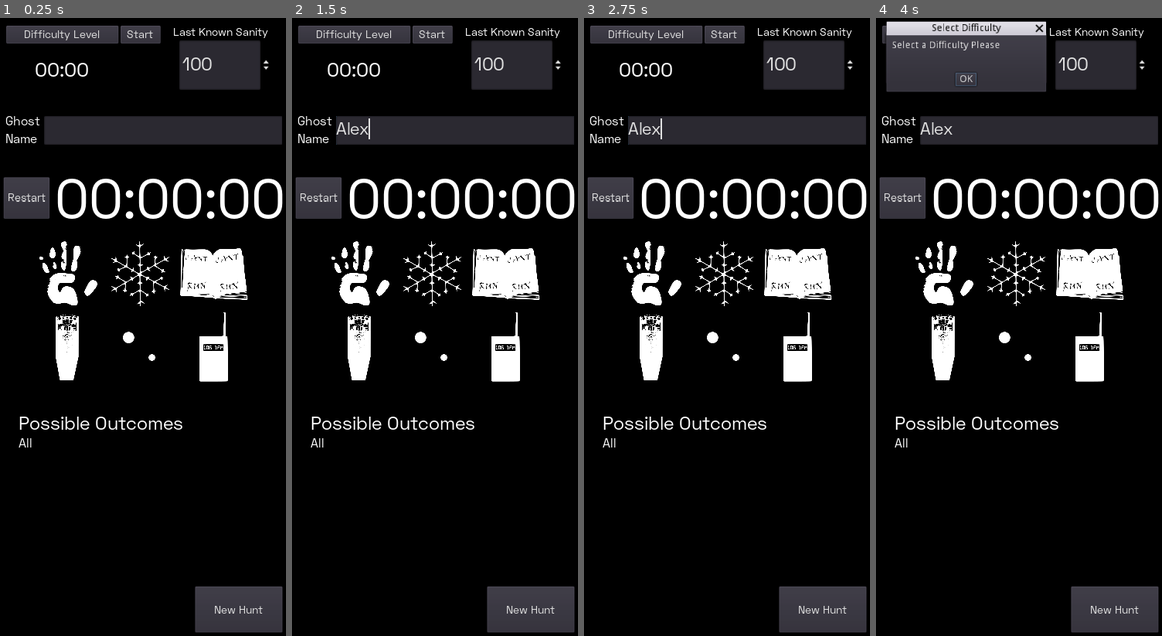
Above: before the commit, frames 1-4 (left to right).
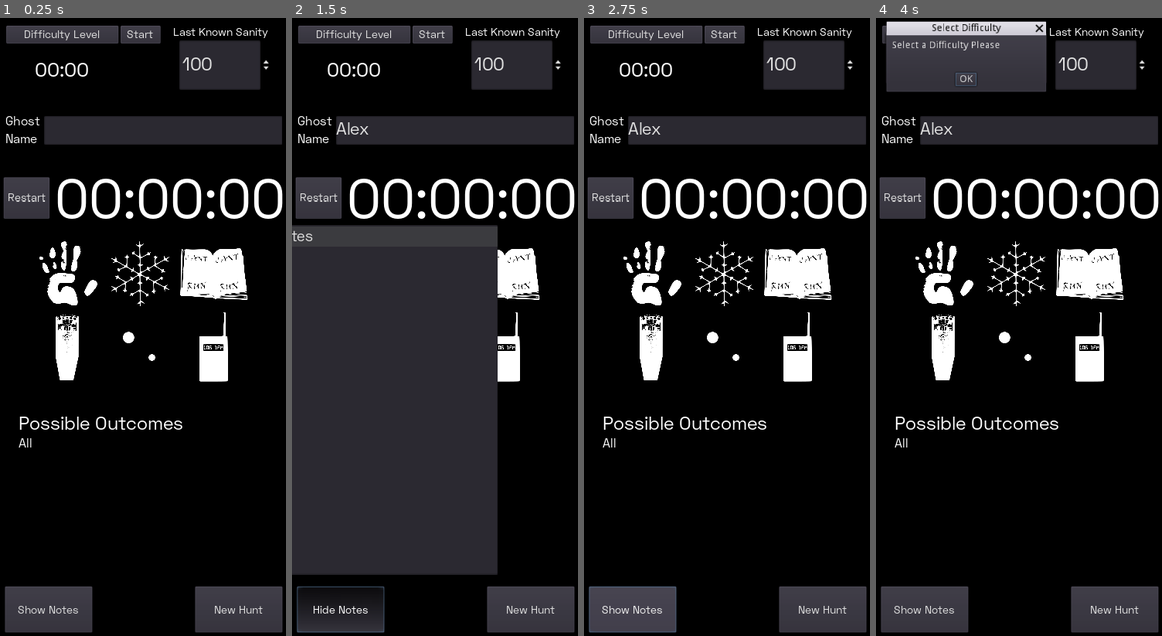
Above: after the commit, the same moments.

Repository: strainger/Archived-PhasmoHelper
Game: Godot game, scene res://Code/Scenes/PhasmoFriend.tscn
Two runs of this game, one before a commit and one after it. Both use one fixed random seed, a clock stepped at 60 frames per second and the inputs below.
Inputs (mouse positions are in pixels of both pictures, inside the frame that each line leads up to):
- Up to frame 1 (0.25 s): no input
- Up to frame 2 (1.5 s): click (455, 129) at 0.52 s; type "Alex" at 0.6 s; click (340, 611) at 1.25 s, where only the run after the commit has a clickable "Show Notes"
- Up to frame 3 (2.75 s): click (632, 611) at 2 s, where only the run after the commit has a clickable "Hide Notes"
- Up to frame 4 (4 s): click "Start" at 2.75 s; click "Start" at 3.5 s

The runs differ from the first frame. In frame 1, 2.3% of the frame differs, in the area x 1-33%, y 92-100%; in frame 2, 42%, in the area x 0-72%, y 15-100%; in frame 3, 2.3%; in frame 4, 2.3%.

Commit message:
Notes Added
This change includes adding a notes button that, once pressed, shows hunt notes. This has an intended use for the hunting challenges, things you want to remember during a hunt (shy ghost, possible fingerprints, only one sanity pill left, etc). Press the "Show Notes" button to show these notes and the "Hide Notes" to hide them.

Diff:
--- a/Code/Scenes/PhasmoFriend.tscn
+++ b/Code/Scenes/PhasmoFriend.tscn
@@ -10,6 +10,7 @@
 [ext_resource path="res://Images/White/img_book.png" type="Texture" id=8]
 [ext_resource path="res://Images/White/img_emf.png" type="Texture" id=9]
 [ext_resource path="res://Images/White/img_orbs.png" type="Texture" id=10]
+[ext_resource path="res://Code/Scripts/Notes.gd" type="Script" id=11]
 
 [sub_resource type="DynamicFont" id=1]
 font_data = ExtResource( 1 )
@@ -73,6 +74,29 @@
 
 [sub_resource type="DynamicFont" id=20]
 font_data = SubResource( 19 )
+
+[sub_resource type="Animation" id=21]
+resource_name = "Notes_Animation"
+length = 0.25
+tracks/0/type = "value"
+tracks/0/path = NodePath("AnimationPlayer/Notes:rect_position")
+tracks/0/interp = 1
+tracks/0/loop_wrap = true
+tracks/0/imported = false
+tracks/0/enabled = true
+tracks/0/keys = {
+"times": PoolRealArray( 0, 0.24996 ),
+"transitions": PoolRealArray( 1, 1 ),
+"update": 0,
+"values": [ Vector2( -409, 300 ), Vector2( 7, 300 ) ]
+}
+
+[sub_resource type="DynamicFontData" id=22]
+font_path = "res://Fonts/spacegrotesk/SpaceGrotesk-Regular.otf"
+
+[sub_resource type="DynamicFont" id=23]
+size = 22
+font_data = SubResource( 22 )
 
 [node name="PhasmoFriend" type="Node2D"]
 
@@ -265,9 +289,43 @@
 __meta__ = {
 "_edit_use_anchors_": false
 }
+
+[node name="Notes" type="Node" parent="."]
+script = ExtResource( 11 )
+
+[node name="Notes_Button" type="Button" parent="Notes"]
+margin_left = 6.0
+margin_top = 824.0
+margin_right = 133.0
+margin_bottom = 891.0
+custom_fonts/font = SubResource( 20 )
+toggle_mode = true
+text = "Show Notes"
+__meta__ = {
+"_edit_use_anchors_": false
+}
+
+[node name="AnimationPlayer" type="AnimationPlayer" parent="Notes"]
+anims/Notes_Animation = SubResource( 21 )
+
+[node name="Notes" type="TextEdit" parent="Notes/AnimationPlayer"]
+margin_left = -409.0
+margin_top = 300.0
+margin_right = -7.0
+margin_bottom = 807.0
+custom_fonts/font = SubResource( 23 )
+text = "Hunt Notes"
+highlight_current_line = true
+show_line_numbers = true
+smooth_scrolling = true
+wrap_enabled = true
+__meta__ = {
+"_edit_use_anchors_": false
+}
 [connection signal="timeout" from="Main Screen/Count/CountDown_Timer" to="Main Screen/Count" method="_on_CountDown_Timer_timeout"]
 [connection signal="pressed" from="Main Screen/Count/CountDown_Start" to="Main Screen/Count" method="_on_CountDown_Start_pressed"]
 [connection signal="timeout" from="Main Screen/Count/CountUp_Timer" to="Main Screen/Count" method="_on_CountUp_Timer_timeout"]
 [connection signal="pressed" from="Main Screen/Count/CountUp_Button" to="Main Screen/Count" method="_on_CountUp_Button_pressed"]
 [connection signal="item_activated" from="Main Screen/Evidence/Evidence_List" to="Main Screen/Evidence" method="_on_Evidence_List_item_activated"]
 [connection signal="pressed" from="Main Screen/Reload/Button" to="Main Screen/Reload" method="_on_Button_pressed"]
+[connection signal="pressed" from="Notes/Notes_Button" to="Notes" method="_on_Notes_Button_pressed"]
--- /dev/null
+++ b/Code/Scripts/Notes.gd
@@ -0,0 +1,18 @@
+extends Node
+var notes_shown = false
+
+
+func _ready():
+	pass
+
+
+func _on_Notes_Button_pressed():
+	if notes_shown == false:
+		notes_shown = true
+		get_node("AnimationPlayer").play("Notes_Animation")
+		get_node("Notes_Button").text = "Hide Notes"
+	else:
+		notes_shown = false
+		get_node("AnimationPlayer").play_backwards("Notes_Animation")
+		get_node("Notes_Button").text = "Show Notes"
+	pass # Replace with function body.
Not shown: 1 places in Code/Scenes/PhasmoFriend.tscn that only renumber resources
